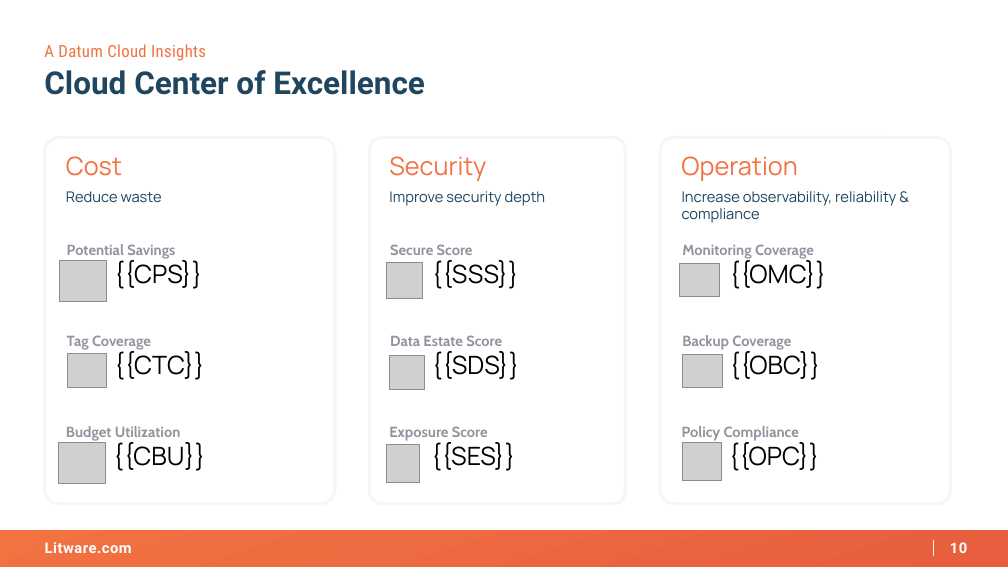
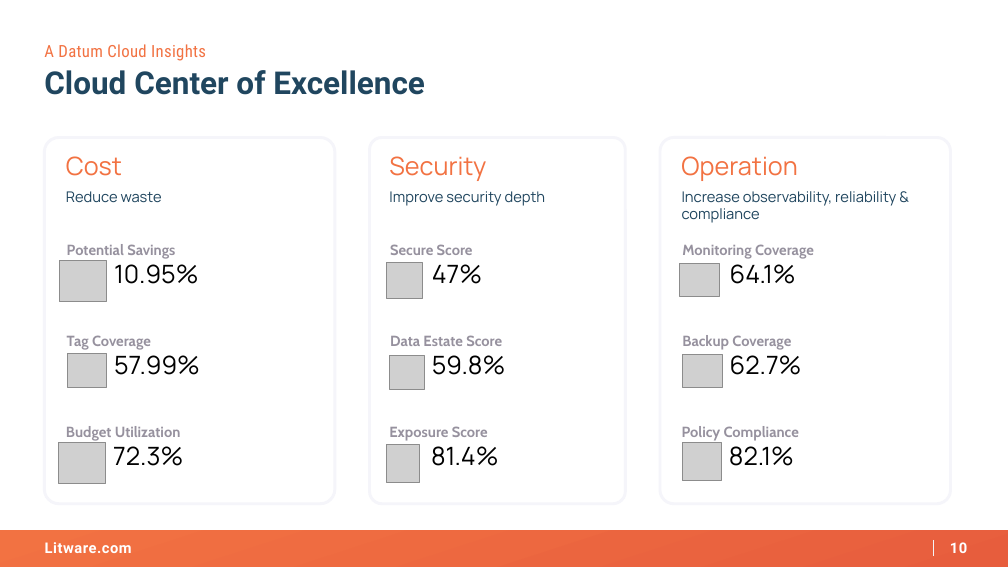
Before and after one commit to reaver89/agenticit, a slide deck: slide 10 of Adventure Works - Cost Optimization - 2026-02-20 (vbox-task-1452)/artifacts/project-results-deck.pptx. Drawn at 1008x567 pixels with LibreOffice and Linux fonts; fonts in the diff are those of the drawing; grey boxes stand for pictures; background and template pictures are left out. Boxes give left, top, right and bottom in pixels: in the first picture for what was removed or moved away, otherwise in the second. Text is boxed around its words. In the diff, an @@ line names an element or a change of style, - is before the commit and + after.

```diff
--- a/Adventure Works - Cost Optimization - 2026-02-20 (vbox-task-1452)/artifacts/project-results-deck.pptx
+++ b/Adventure Works - Cost Optimization - 2026-02-20 (vbox-task-1452)/artifacts/project-results-deck.pptx
@@ text at [114,264,198,284]: text changed @@
-{{CPS}}
+10.95%
@@ text at [432,264,482,284]: text changed @@
-{{SSS}}
+47%
@@ text at [730,264,796,284]: text changed @@
-{{OMC}}
+64.1%
@@ text at [114,355,200,375]: text changed @@
-{{CTC}}
+57.99%
@@ text at [432,355,505,375]: text changed @@
-{{SDS}}
+59.8%
@@ text at [730,355,802,375]: text changed @@
-{{OBC}}
+62.7%
@@ text at [113,446,183,466]: text changed @@
-{{CBU}}
+72.3%
@@ text at [431,446,498,466]: text changed @@
-{{SES}}
+81.4%
@@ text at [729,446,794,466]: text changed @@
-{{OPC}}
+82.1%
```
Also in this commit, not shown: 5 other slides changed.
